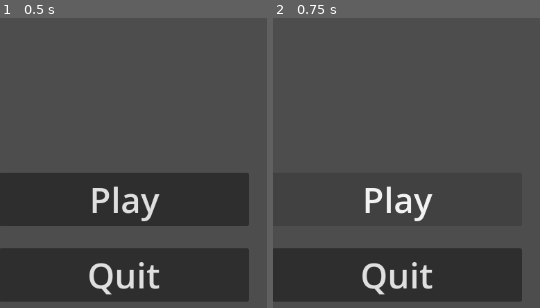
Above: before the commit, frames 1-2 (left to right).
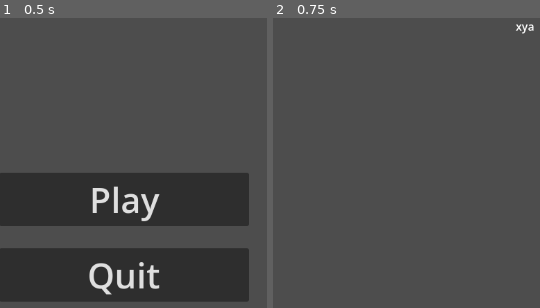
Above: after the commit, the same moments.

Repository: stas1212212/The-Hillbilly-s-Revenge
Game: Godot game, scene res://menu.tscn
Two runs of this game, one before a commit and one after it. Both use one fixed random seed, a clock stepped at 60 frames per second and the inputs below.
Inputs:
- Up to frame 1 (0.5 s): no input
- Up to frame 2 (0.75 s): click "Play" at 0.5 s

Frame 1 is identical in both runs. In frame 2, 18% of the frame differs, in the area x 0-98%, y 2-98%.

Commit message:
сейф 3

Diff:
--- /dev/null
+++ b/the-hillbilly's-revenge/level.gd
@@ -0,0 +1,11 @@
+extends Node2D
+
+
+# Called when the node enters the scene tree for the first time.
+func _ready() -> void:
+	pass # Replace with function body.
+
+
+# Called every frame. 'delta' is the elapsed time since the previous frame.
+func _process(delta: float) -> void:
+	pass
--- /dev/null
+++ b/the-hillbilly's-revenge/level.tscn
@@ -0,0 +1,13 @@
+[gd_scene format=3 uid="uid://lpakic5ckegt"]
+
+[ext_resource type="Script" uid="uid://dtygs3evsnpmp" path="res://level.gd" id="1_u52ul"]
+
+[node name="level" type="Node2D" unique_id=1977393580]
+script = ExtResource("1_u52ul")
+
+[node name="Label" type="Label" parent="." unique_id=202201526]
+offset_left = 350.0
+offset_top = 123.0
+offset_right = 571.0
+offset_bottom = 243.0
+text = "xya"
--- a/the-hillbilly's-revenge/menu.gd
+++ b/the-hillbilly's-revenge/menu.gd
@@ -4,3 +4,8 @@
 func _on_quit_pressed() -> void:
 	pass # Replace with function body.
 	get_tree() .quit()
+
+
+
+func _on_play_pressed() -> void:
+	get_tree().change_scene_to_file("res://level.tscn")
--- a/the-hillbilly's-revenge/menu.tscn
+++ b/the-hillbilly's-revenge/menu.tscn
@@ -22,4 +22,5 @@
 text = "Quit
 "
 
+[connection signal="pressed" from="Play" to="." method="_on_play_pressed"]
 [connection signal="pressed" from="Quit" to="." method="_on_quit_pressed"]
Not shown, added: the-hillbilly's-revenge/level.gd.uid
